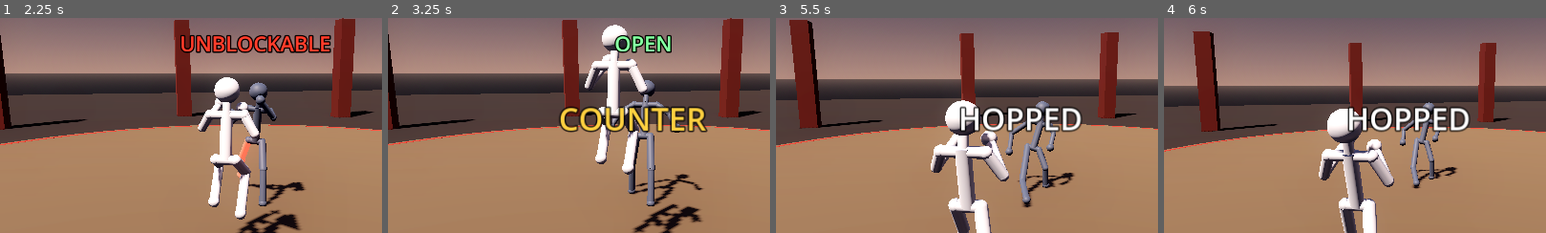
Above: before the commit, frames 1-4 (left to right).
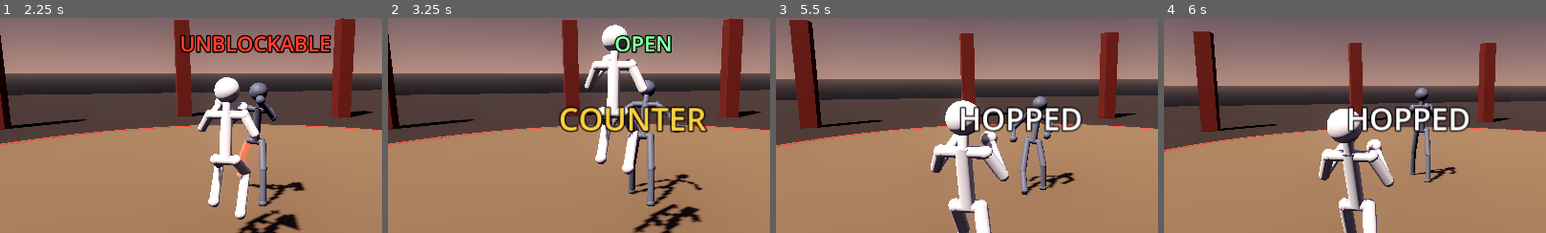
Above: after the commit, the same moments.

Repository: spytrooper007/martial-art-game
Game: Godot game, scene res://scenes/main.tscn
The game is run twice, just before and just after one commit, with the same random seed, the same clock (stepped at 60 frames per second) and the same inputs.
Inputs (mouse positions are % of the whole screen's width and height, from its top left):
- Up to frame 1 (2.25 s): move the mouse to (72, 45) at 0.52 s; hold Right (flick_right) 0.53-1.28 s; hold K (block) 0.53-1.28 s; click (72, 45) at 0.67 s; tap Space (jump) at 0.77, 1.07, 1.52, 1.55, 1.82, 2.1 s; tap Shift (dodge) at 0.8, 1.35 s; move the mouse to (30, 55) at 1.27 s; hold Down (flick_down) 1.28-2.03 s; move the mouse to (60, 28) at 2.02 s; hold Right (flick_right) from 2.03 s (still down); hold K (block) from 2.03 s (still down)
- Up to frame 2 (3.25 s): move the mouse to (45, 70) at 2.77 s; release Right (flick_right) at 2.78 s; release K (block) at 2.78 s; hold Up (flick_up) from 2.78 s (still down); tap K (block) at 2.85 s; click (45, 70) at 2.92 s; tap Space (jump) at 3.02 s; tap Shift (dodge) at 3.05 s
- Up to frame 3 (5.5 s): tap Space (jump) at 3.32, 3.77, 3.8, 4.07, 4.52, 4.82 s; move the mouse to (80, 65) at 3.52 s; release Up (flick_up) at 3.53 s; hold Left (flick_left) 3.53-5.03 s; tap Shift (dodge) at 3.6, 5.3 s; move the mouse to (20, 35) at 4.27 s; tap C (duck) at 4.35 s; tap K (block) at 4.55 s; move the mouse to (55, 50) at 5.02 s; hold Down (flick_down) from 5.03 s (still down); tap T (slowmo) at 5.1 s; click (55, 50) at 5.17 s
- Up to frame 4 (6 s): move the mouse to (35, 25) at 5.77 s; release Down (flick_down) at 5.78 s; hold Right (flick_right) from 5.78 s (still down); tap J (strike) at 5.85 s
The pictures show only the part of the screen within x 18-68%, y 22-72%; the shares and areas given below are measured in that part.

Frame 1 is identical in both runs. In frame 2, less than 0.1% of the frame differs, in the area x 59-79%, y 29-85%; in frame 3, 2.1%, in the area x 60-79%, y 36-89%; in frame 4, 1.8%.

Commit message:
Remove hit-stun and frame hitches on impact
- Getting hit or guard-broken no longer locks player input; it's a knockback
  slide plus spring recoil instead. Guard break disables blocking for 0.8 s.
- Keep emission enabled on stickman materials so hit flashes don't switch
  shader variants mid-fight.
- Dummy flows back to guard after each attack instead of holding the impact pose.

Co-Authored-By: Claude Opus 5.5 <noreply@anthropic.com>
Claude-Session: https://claude.ai/code/session_014q7VqD6dvANL6t7CBxuXib

Diff:
--- a/scripts/dummy.gd
+++ b/scripts/dummy.gd
@@ -99,7 +99,7 @@
 		var vel := (global_position - _prev_pos) / delta
 		body.locomotion = global_transform.basis.inverse() * vel
 	_prev_pos = global_position
-	body.locomotion_weight = 1.0 if state == D.IDLE else (0.4 if state == D.WINDUP else 0.0)
+	body.locomotion_weight = 1.0 if state == D.IDLE else (0.4 if state == D.WINDUP or state == D.RECOVER else 0.15)
 
 	match state:
 		D.IDLE:
@@ -123,6 +123,9 @@
 			if state_time >= current_windup:
 				_impact()
 		D.RECOVER:
+			# Flow back toward guard instead of holding the impact pose.
+			if state_time >= 0.1 and state_time - delta < 0.1:
+				body.set_pose(Poses.GUARD, 11.0)
 			if state_time >= RECOVER_TIME:
 				if not combo.is_empty():
 					_begin_attack(combo.pop_front(), true)
--- a/scripts/player.gd
+++ b/scripts/player.gd
@@ -10,7 +10,8 @@
 const Poses = preload("res://scripts/poses.gd")
 const Stickman = preload("res://scripts/stickman.gd")
 
-enum S { IDLE, BLOCK, DUCK, DODGE, JUMP, STRIKE, HIT, BROKEN }
+# No stun states: getting hit never takes control away from you.
+enum S { IDLE, BLOCK, DUCK, DODGE, JUMP, STRIKE }
 
 # --- Tuning (seconds / metres). These numbers ARE the game feel. ---
 const MOVE_SPEED := 3.2
@@ -36,8 +37,7 @@
 const FORWARD_DODGE_DISTANCE := 1.0
 const MOVE_ACCEL := 11.0        # higher = snappier footwork, lower = more momentum
 const TURN_SPEED := 16.0
-const HIT_STUN := 0.45
-const GUARD_BREAK_STUN := 1.2
+const GUARD_BREAK_LOCK := 0.8   # can't block for this long after a guard break (you can still move and dodge)
 
 const WHITE := Color(1, 1, 1)
 const GOLD := Color(1.0, 0.82, 0.25)
@@ -70,6 +70,7 @@
 var buffer := {"dodge": -10.0, "jump": -10.0, "strike": -10.0, "flick": -10.0}
 var stats := {"parries": 0, "perfect": 0, "avoids": 0, "blocks": 0, "hits": 0, "counters": 0}
 
+var guard_locked_until := -10.0
 var _pose_dodge_l: Dictionary
 var _pose_dodge_r: Dictionary
 var _pose_block: Dictionary
@@ -101,13 +102,13 @@
 	state_time += delta
 	_read_presses()
 
-	if clock - last_structure_gain > 1.5 and state != S.BROKEN:
+	if clock - last_structure_gain > 1.5:
 		structure = maxf(0.0, structure - 12.0 * delta)
 
 	match state:
 		S.IDLE, S.BLOCK:
 			if not _try_actions():
-				var want_block := Input.is_action_pressed("block")
+				var want_block := Input.is_action_pressed("block") and clock >= guard_locked_until
 				if want_block and state != S.BLOCK:
 					_set_state(S.BLOCK)
 				elif not want_block and state != S.IDLE:
@@ -147,13 +148,6 @@
 				_set_state(S.JUMP)
 			elif state_time >= STRIKE_TIME:
 				_set_state(S.IDLE)
-		S.HIT:
-			if state_time >= HIT_STUN:
-				_set_state(S.IDLE)
-		S.BROKEN:
-			if state_time >= GUARD_BREAK_STUN:
-				structure = 40.0
-				_set_state(S.IDLE)
 
 	if state != S.IDLE and state != S.BLOCK:
 		move_vel = move_vel.lerp(Vector3.ZERO, 1.0 - exp(-MOVE_ACCEL * delta))
@@ -233,10 +227,6 @@
 		S.STRIKE:
 			strike_done = false
 			body.set_pose(Poses.STRIKE, 38.0)
-		S.HIT:
-			body.set_pose(Poses.HIT, 26.0)
-		S.BROKEN:
-			body.set_pose(Poses.KNEEL, 16.0)
 
 
 ## dir: x = right/left, y = forward/back (relative to facing the dummy).
@@ -373,11 +363,14 @@
 		last_structure_gain = clock
 		stats["blocks"] += 1
 		if structure >= 100.0:
-			structure = 100.0
+			structure = 40.0
 			hp -= 8.0
 			body.flash(RED, 0.3)
-			_set_state(S.BROKEN)
-			feedback.emit("GUARD BROKEN", RED, "Blocking fills your structure. Parry or avoid instead.")
+			body.recoil(Vector3(0, -0.5, 4.0))
+			guard_locked_until = clock + GUARD_BREAK_LOCK
+			move_vel = -_forward() * 4.0   # shoved back, but you keep control
+			_set_state(S.IDLE)
+			feedback.emit("GUARD BROKEN", RED, "Can't block for a moment. Blocking fills your structure, so parry or avoid instead.")
 			shake.emit(0.5)
 		else:
 			body.flash(GREY, 0.1)
@@ -402,9 +395,8 @@
 	structure = minf(100.0, structure + 8.0)
 	last_structure_gain = clock
 	stats["hits"] += 1
-	jump_height = 0.0
 	body.flash(RED, 0.25)
-	_set_state(S.HIT)
+	move_vel += -_forward() * 1.5     # small knockback slide, no stun
 	body.recoil(Vector3(0, 0.4 if kind == "high" else -0.6, 3.0))
 	shake.emit(0.4)
 	if hp <= 0.0:
--- a/scripts/stickman.gd
+++ b/scripts/stickman.gd
@@ -72,6 +72,10 @@
 		var m := StandardMaterial3D.new()
 		m.albedo_color = base_color
 		m.roughness = 0.55
+		# Emission stays enabled (energy 0 when unused) so glows/flashes never
+		# switch shader variants mid-fight, which can hitch the frame.
+		m.emission_enabled = true
+		m.emission_energy_multiplier = 0.0
 		_materials[g] = m
 		_glow[g] = [Color.BLACK, 0.0]
 	current = Poses.GUARD.duplicate()
@@ -229,7 +233,6 @@
 			emit = _flash_color
 			energy = maxf(energy, 2.5 * f)
 		m.albedo_color = col
-		m.emission_enabled = energy > 0.0
 		m.emission = emit
 		m.emission_energy_multiplier = energy
 
